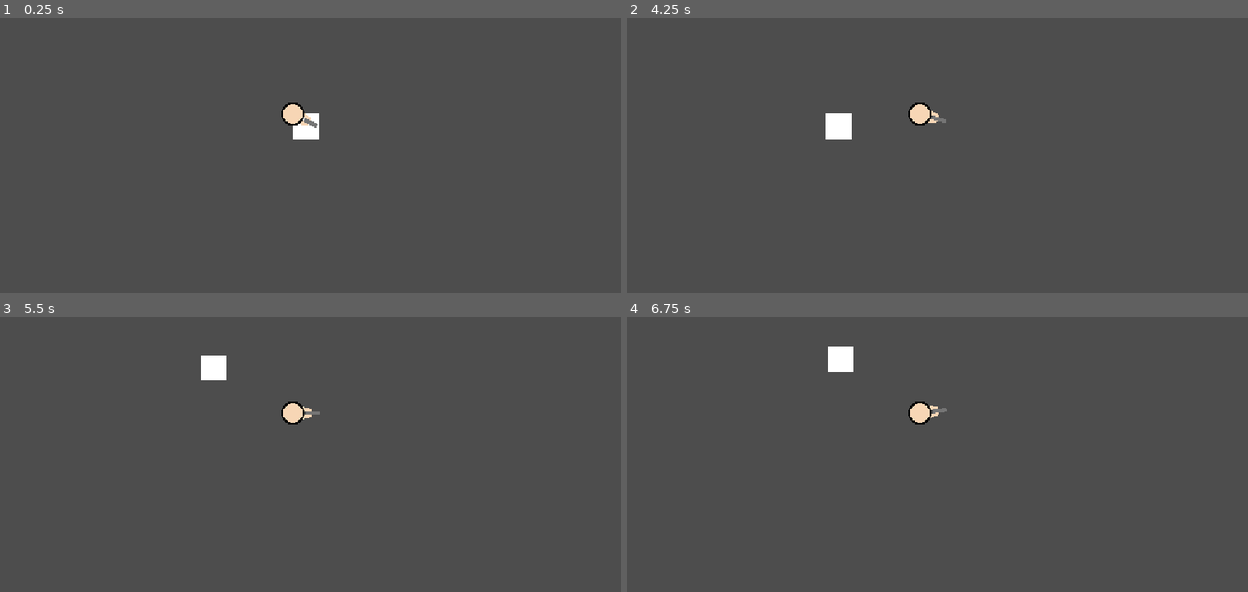
Above: before the commit, frames 1-4 (two rows, left to right).
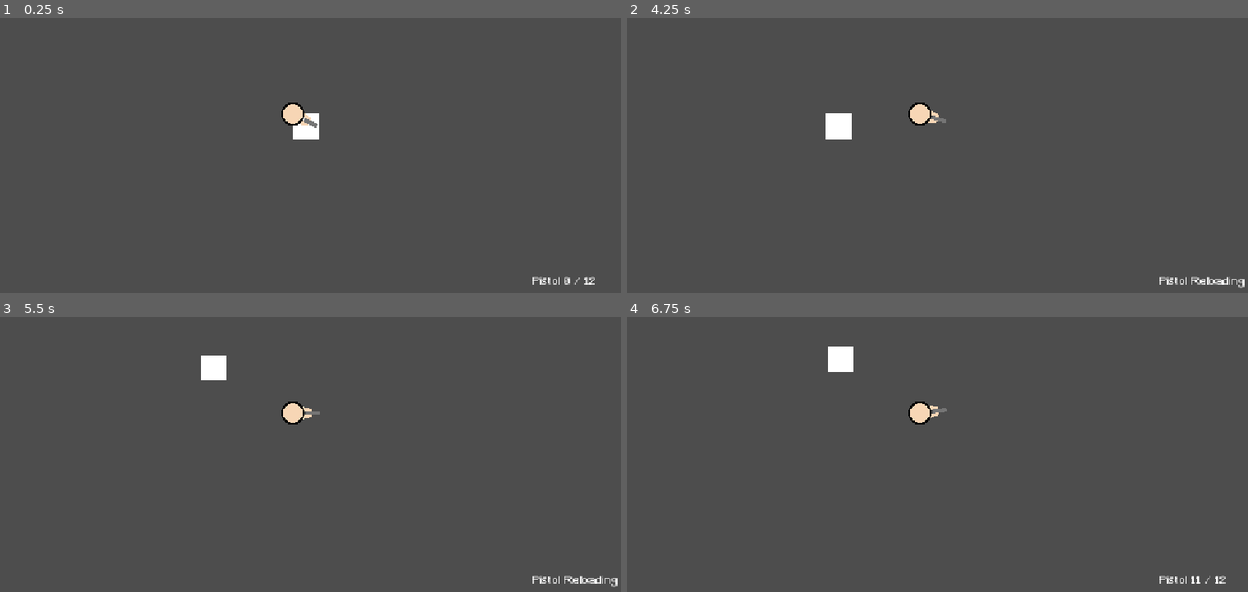
Above: after the commit, the same moments.

Repository: ArifD2286/Shamble-Chamber
Game: Godot game, scene res://game.tscn
Two runs of this game, one before a commit and one after it. Both use one fixed random seed, a clock stepped at 60 frames per second and the inputs below.
Inputs (mouse positions are in pixels of both pictures, inside the frame that each line leads up to):
- Up to frame 1 (0.25 s): no input
- Up to frame 2 (4.25 s): tap Enter at 0.5, 3.5 s; move the mouse to (1061, 95) at 0.52 s; hold D (right) 0.53-1.25 s; tap 1 (slot_1) at 0.6, 2.3, 3.6 s; click (1061, 95) at 0.67 s; tap Space at 0.77, 2, 3.77 s; tap 2 (slot_2) at 0.8 s; drag from (788, 133) to (887, 188) at 1.27 s; move the mouse to (987, 31) at 2.02 s; hold D (right) 2.03-2.75 s; tap 3 (slot_3) at 2.1, 3.8 s; drag from (887, 188) to (720, 59) at 2.77 s; move the mouse to (1117, 169) at 3.52 s; hold A (left) from 3.53 s (still down); tap R (reload) at 4.15 s
- Up to frame 3 (5.5 s): release A (left) at 4.25 s; drag from (93, 358) to (192, 319) at 4.27 s; tap Space at 5 s; move the mouse to (322, 413) at 5.02 s; hold S (down) from 5.03 s (still down); tap 3 (slot_3) at 5.1 s; click (322, 413) at 5.17 s; tap 2 (slot_2) at 5.3 s
- Up to frame 4 (6.75 s): release S (down) at 5.75 s; drag from (819, 319) to (788, 432) at 5.77 s; tap Enter at 6.5 s; move the mouse to (1061, 394) at 6.52 s; hold W (up) from 6.53 s (still down); tap Shift at 6.6 s

The runs differ from the first frame. In frame 1, 0.1% of the frame differs, in the area x 85-96%, y 94-98%; in frame 2, 0.2%, in the area x 85-100%, y 94-99%; in frame 3, 0.2%; in frame 4, 0.1%.

Commit message:
Update 1.7
Changes:
- Added some small progress on player mechanic
- Added text to display amount of ammo and when the gun is reloading

Diff:
--- a/shamble-chamber/game.tscn
+++ b/shamble-chamber/game.tscn
@@ -5,6 +5,7 @@
 [ext_resource type="PackedScene" uid="uid://dqx03iq5wi5sc" path="res://bullet.tscn" id="2_fc0e3"]
 [ext_resource type="Resource" uid="uid://bc3nln1b0pa0v" path="res://pistol.tres" id="3_7jktm"]
 [ext_resource type="AudioStream" uid="uid://b8g15x1jwpkjs" path="res://assets/gun_shot_sfx.mp3" id="5_7jktm"]
+[ext_resource type="FontFile" uid="uid://b5121ty6npeys" path="res://assets/Minecraft.ttf" id="5_ryrav"]
 
 [sub_resource type="CircleShape2D" id="CircleShape2D_e2o6t"]
 radius = 15.0
@@ -53,6 +54,18 @@
 [node name="Muzzle" type="Marker2D" parent="CharacterBody2D" unique_id=1280840808]
 position = Vector2(44, 0)
 
+[node name="CanvasLayer" type="CanvasLayer" parent="." unique_id=188330152]
+
+[node name="Label" type="Label" parent="CanvasLayer" unique_id=789384513]
+texture_filter = 1
+offset_left = 996.0
+offset_top = 609.0
+offset_right = 1080.0
+offset_bottom = 632.0
+theme_override_fonts/font = ExtResource("5_ryrav")
+theme_override_font_sizes/font_size = 20
+text = "Ammo: 0"
+
 [node name="Shoot" type="AudioStreamPlayer" parent="." unique_id=93048737]
 stream = ExtResource("5_7jktm")
 volume_db = -5.0
--- a/shamble-chamber/player.gd
+++ b/shamble-chamber/player.gd
@@ -6,6 +6,7 @@
 
 @onready var shoot_sfx = $"../Shoot"
 @onready var reload_sfx = $"../Reload"
+@onready var live_ammo = $"../CanvasLayer/Label"
 @export var bullet_scene: PackedScene
 @export var gun: GunData
 @export var speed: float = 200.0
@@ -32,6 +33,18 @@
 		shoot()
 	if Input.is_action_just_pressed("reload"):
 		reload()
+	if Input.is_action_just_pressed("slot_1"):
+		equip(0)
+	if Input.is_action_just_pressed("slot_2"):
+		equip(1)
+	if Input.is_action_just_pressed("slot_3"):
+		equip(2)
+	if is_reloading:
+		live_ammo.text = gun.gun_name + " Reloading"
+	else:
+	# [ %d ] is a placeholder for a whole number and [ %s ] is for text. They get filled in order from
+	# the list on the right
+		live_ammo.text = "%s %d / %d" % [gun.gun_name, ammo, gun.mag_size]
 	move_and_slide()
 
 
@@ -56,7 +69,7 @@
 	if is_reloading or ammo == gun.mag_size:
 		return
 	is_reloading = true
-	reload_sfx.play()
+	var my_id := reload_id
 	await get_tree().create_timer(gun.reload_time).timeout
 	ammo = gun.mag_size
 	is_reloading = false
Binary file added: shamble-chamber/assets/Minecraft.ttf
Not shown, added: shamble-chamber/assets/Minecraft.ttf.import
